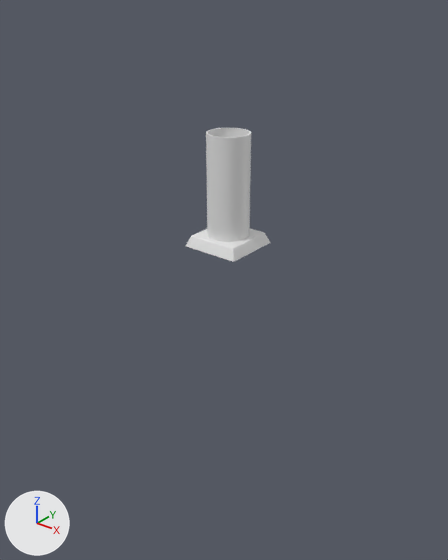
The FBX model CESA_BASE/Assets/Model/Fireworks/Cylinder/SM_Hanabi_01.fbx, before and after one commit.
Both versions are drawn from a camera (50 mm lens) standing at (0.452, -0.574, 0.303) and looking at (0.008, -0.019, -0.041). Arrows for +X, +Y and +Z are at lower left; the lights stay in place. Materials are left out; every surface is plain grey. Where no turn or scale is listed for an object, it has been applied to the vertices.

Objects in the first picture: 'SM_Hanabi_01'.
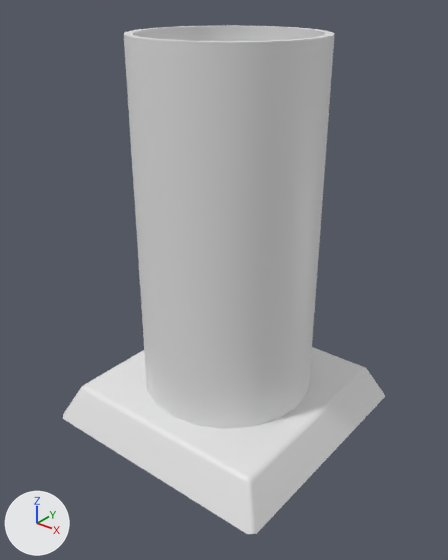
Location of each change, (x1, y1, x2, y2) in pixels of the pictures (448 x 560 px; the box of a moved part takes in the faces that stretch with it):
```json
{"object": "SM_Hanabi_01", "change": "reshaped, moved", "before": [186, 128, 270, 262], "after": [62, 25, 385, 534], "on screen": "281% wider, 278% taller"}
{"part": 1, "of": "me_mesh", "change": "moved or reshaped", "before": [186, 229, 270, 262], "after": [62, 347, 385, 534]}
{"part": 2, "of": "me_mesh", "change": "moved or reshaped", "before": [206, 128, 251, 242], "after": [124, 25, 335, 429]}
```

Edits to the scene script, one JSON object a line:
```json
{"block": "me_mesh", "where": "# used by ob_sm_hanabi_01; location = (0.0, 0.0, 0.071)"}
{"op": "remove", "block": "me_mesh", "code": "me_mesh.from_pydata(...)  # 102 vertices, 98 faces; spans x -0.039..0.039, y -0.039..0.039, z -0.0706..0.0706"}
{"op": "add", "block": "me_mesh", "code": "me_mesh.from_pydata(...)  # 102 vertices, 98 faces; spans x -0.2188..0.1185, y -0.1686..0.1686, z -0.002..0.4992"}
{"block": "me_mesh", "change": "me_mesh part 1: the loose piece of 20 vertices spanning x -0.039..0.039, y -0.039..0.039, z -0.0706..-0.0564 is scaled about its middle by (4.33, 4.33, 3.56), then moved by (-0.0502, 0.0, 0.0869)"}
{"block": "me_mesh", "change": "me_mesh part 2: 82 of 102 vertices moved; they spanned x -0.0265..0.0265, y -0.0265..0.0265, z -0.0661..0.0706 and now span x -0.165..0.0647, y -0.1148..0.1148, z 0.0142..0.4992; mean shift (-0.0502, 0.0, 0.2985); largest move (-0.0265, 0.0, 0.0706) -> (-0.165, 0.0, 0.4992)"}
{"op": "set", "path": "ob_sm_hanabi_01.location", "old": "(0.0, 0.0, 0.071)", "new": "(0.05, 0.0, -0.249)"}
```
